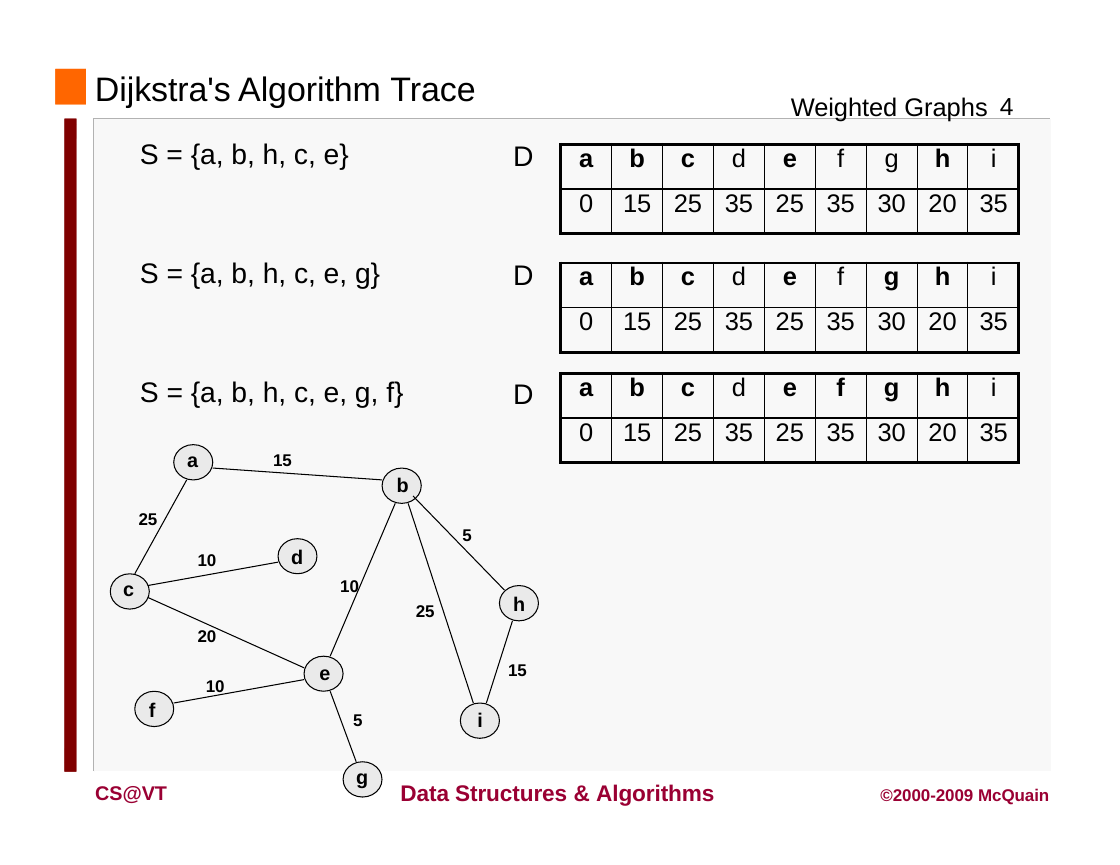
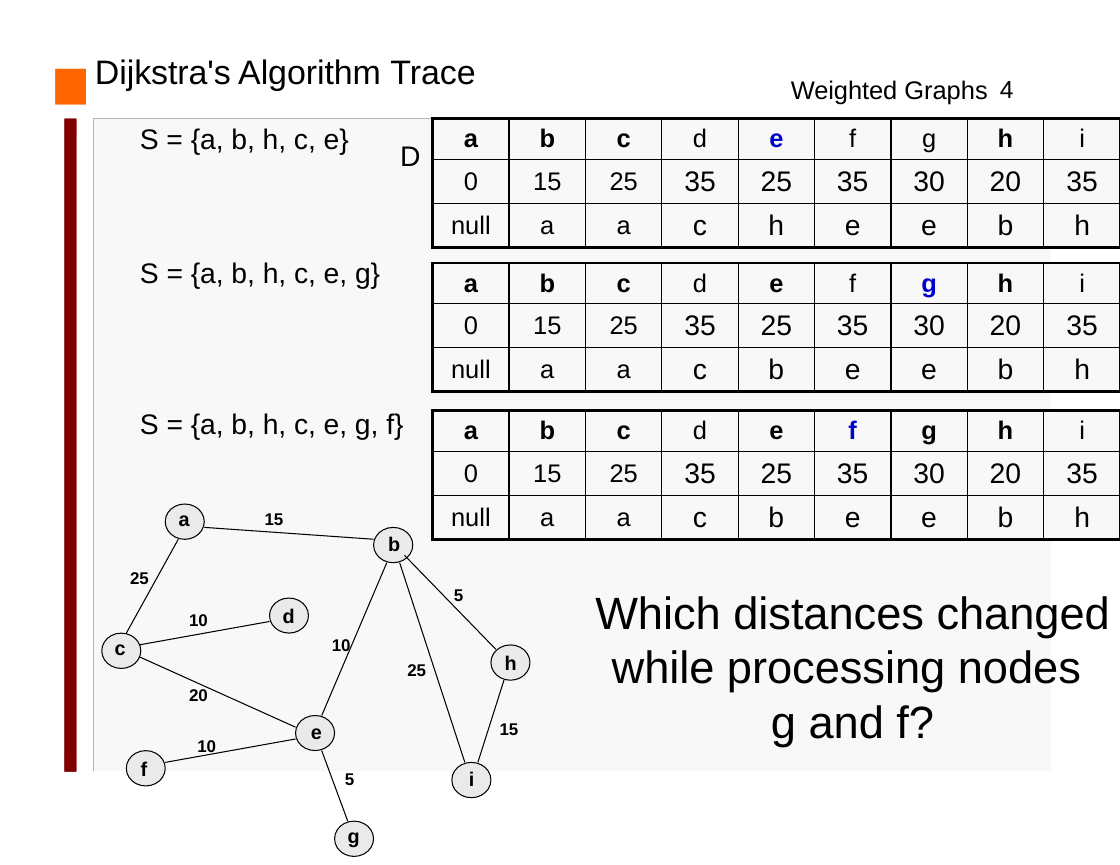
Before and after one commit to Cy-FairCS/cs3, a slide deck: slide 6 of u09a_graphTheory/notes/5 Weighted Graphs/Dijkstra's Algorithm.pptx. Drawn at 1120x865 pixels with LibreOffice and Linux fonts; fonts in the diff are those of the drawing. Boxes give left, top, right and bottom in pixels: in the first picture for what was removed or moved away, otherwise in the second. Text is boxed around its words. In the diff, an @@ line names an element or a change of style, - is before the commit and + after.

```diff
--- a/u09a_graphTheory/notes/5 Weighted Graphs/Dijkstra's Algorithm.pptx
+++ b/u09a_graphTheory/notes/5 Weighted Graphs/Dijkstra's Algorithm.pptx
@@ 2 texts, 1 title: place and size @@
-2 texts, 1 title at bbox=[95, 76, 1014, 170]
+2 texts, 1 title at bbox=[95, 59, 1014, 155]
@@ table at bbox=[433, 119, 1120, 247] @@
+row 3: null | a | a | c | h | e | e | b | h
@@ table: place and size @@
-table at bbox=[561, 145, 1019, 234]
+table at bbox=[433, 119, 1120, 247]
@@ text "D": place and size @@
-text "D" at bbox=[513, 146, 533, 166]
+text "D" at bbox=[400, 146, 420, 166]
@@ table at bbox=[433, 263, 1120, 391] @@
+row 3: null | a | a | c | b | e | e | b | h
@@ table: place and size @@
-table at bbox=[561, 263, 1019, 352]
+table at bbox=[433, 263, 1120, 391]
@@ text removed at bbox=[513, 265, 533, 285] @@
-D
@@ text removed at bbox=[513, 384, 533, 404] @@
-D
@@ text "S = {a, b, h, ...": place and size @@
-text "S = {a, b, h, ..." at bbox=[140, 381, 403, 408]
+text "S = {a, b, h, ..." at bbox=[140, 413, 403, 440]
@@ table at bbox=[433, 411, 1120, 540] @@
+row 3: null | a | a | c | b | e | e | b | h
@@ table: place and size @@
-table at bbox=[561, 374, 1019, 463]
+table at bbox=[433, 411, 1120, 540]
@@ 28 freeform shapes, 19 texts: place and size @@
-28 freeform shapes, 19 texts at bbox=[110, 445, 539, 798]
+28 freeform shapes, 19 texts at bbox=[102, 504, 529, 857]
@@ text added at bbox=[595, 596, 1110, 746], 32 pt, text #000000 @@
+Which distances changed while processing nodes
+g and f?
@@ text removed at bbox=[95, 786, 167, 803] @@
-CS@VT
@@ text removed at bbox=[400, 784, 714, 806] @@
-Data Structures & Algorithms
@@ text removed at bbox=[880, 788, 1049, 805] @@
-©2000-2009 McQuain
```
Also in this commit, not shown: 3 other slides changed, 1 other file.
